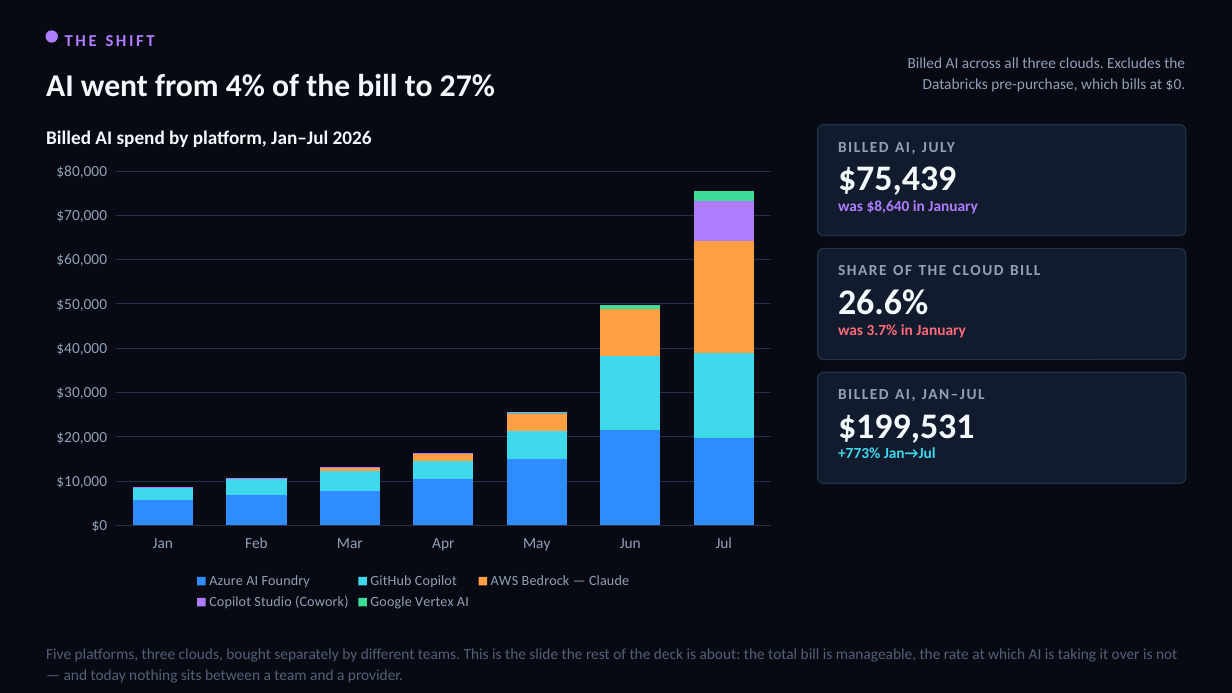
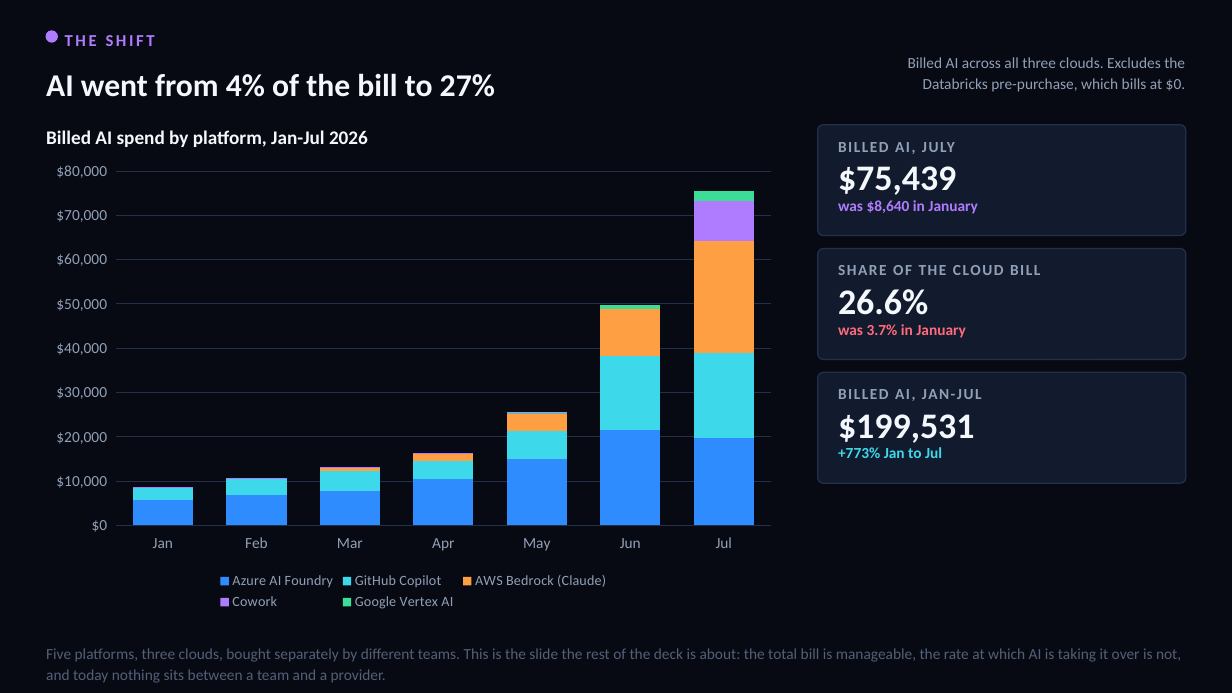
Before and after one commit to arielga5-code/Finops, a slide deck: slide 6 of deck/Harel_Cloud_Cost_CIO_Final_fixed.pptx. Drawn at 1232x693 pixels with LibreOffice and Linux fonts; fonts in the diff are those of the drawing. Boxes give left, top, right and bottom in pixels: in the first picture for what was removed or moved away, otherwise in the second. Text is boxed around its words. In the diff, an @@ line names an element or a change of style, - is before the commit and + after.

```diff
--- a/deck/Harel_Cloud_Cost_CIO_Final_fixed.pptx
+++ b/deck/Harel_Cloud_Cost_CIO_Final_fixed.pptx
@@ text at <box>46,130,368,147</box>: text changed @@
-Billed AI spend by platform, Jan–Jul 2026
+Billed AI spend by platform, Jan-Jul 2026
@@ column stacked chart at <box>42,152,786,615</box> @@
-AWS Bedrock — Claude: 0, 0, 1000, 2000, 4000, 11000, 25000
+AWS Bedrock (Claude): 0, 0, 1000, 2000, 4000, 11000, 25000
-Copilot Studio (Cowork): 0, 0, 0, 0, 0, 0, 9000
+Cowork: 0, 0, 0, 0, 0, 0, 9000
@@ text at <box>838,389,982,401</box>: text changed @@
-BILLED AI, JAN–JUL
+BILLED AI, JAN-JUL
@@ text at <box>838,447,942,458</box>: text changed @@
-+773% Jan→Jul
++773% Jan to Jul
@@ text at <box>46,648,1181,683</box>: text changed @@
-Five platforms, three clouds, bought separately by different teams. This is the slide the rest of the deck is about: the total bill is manageable, the rate at which AI is taking it over is not — and today nothing sits between a team and a provider.
+Five platforms, three clouds, bought separately by different teams. This is the slide the rest of the deck is about: the total bill is manageable, the rate at which AI is taking it over is not, and today nothing sits between a team and a provider.
```
Also in this commit, not shown: 30 other slides changed, 11 other files.
